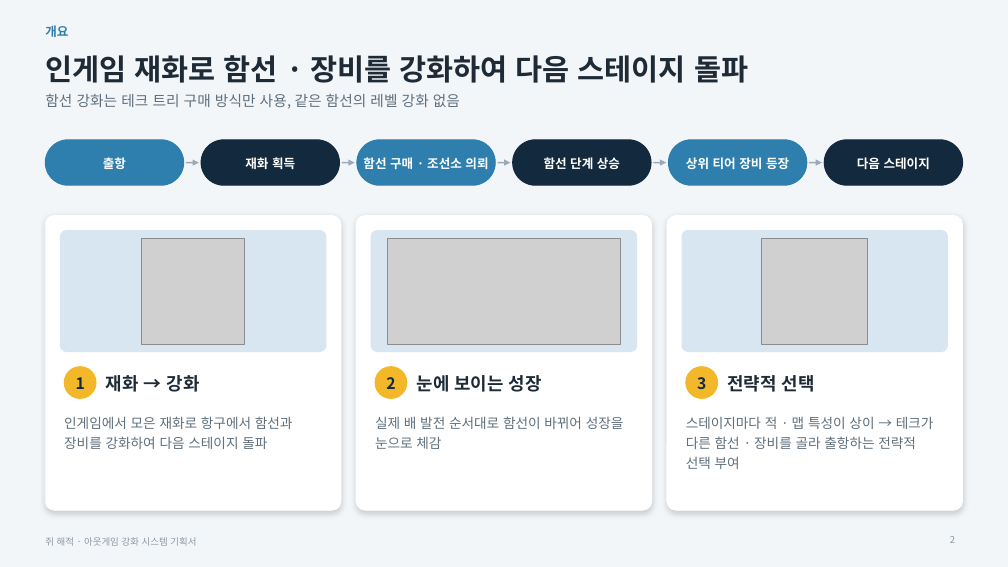
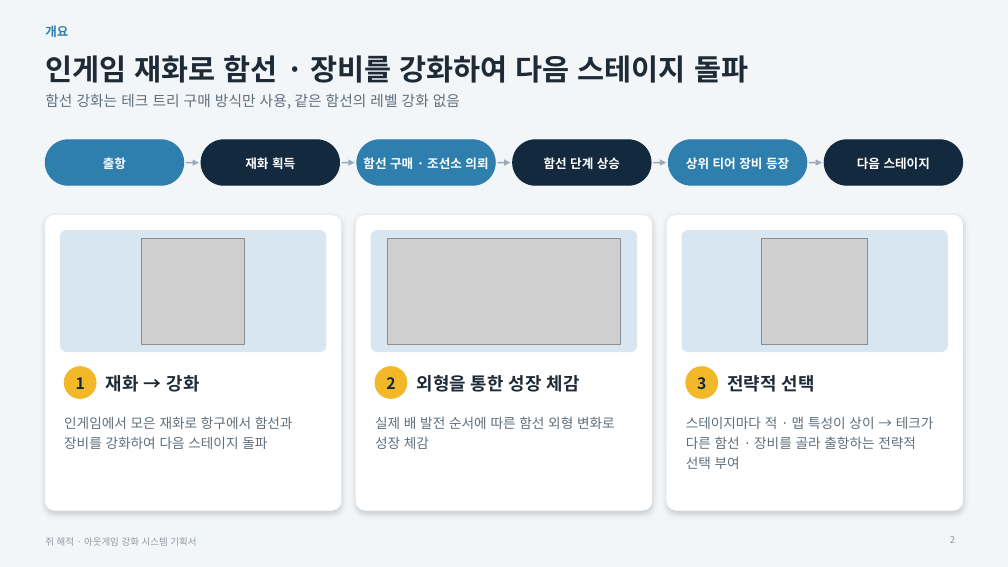
Before and after one commit to inory16351/RatPlain, a slide deck: slide 2 of Pirat_Plan/쥐해적_아웃게임강화기획서.pptx. Drawn at 1008x567 pixels with LibreOffice and Linux fonts; fonts in the diff are those of the drawing; grey boxes stand for pictures. Boxes give left, top, right and bottom in pixels: in the first picture for what was removed or moved away, otherwise in the second. Text is boxed around its words. In the diff, an @@ line names an element or a change of style, - is before the commit and + after.

```diff
--- a/Pirat_Plan/쥐해적_아웃게임강화기획서.pptx
+++ b/Pirat_Plan/쥐해적_아웃게임강화기획서.pptx
@@ text at (417, 375, 580, 392): text changed @@
-눈에 보이는 성장
+외형을 통한 성장 체감
@@ text at (375, 416, 615, 449): text changed @@
-실제 배 발전 순서대로 함선이 바뀌어 성장을 눈으로 체감
+실제 배 발전 순서에 따른 함선 외형 변화로 성장 체감
```
Also in this commit, not shown: 9 other slides changed, 5 other files.
